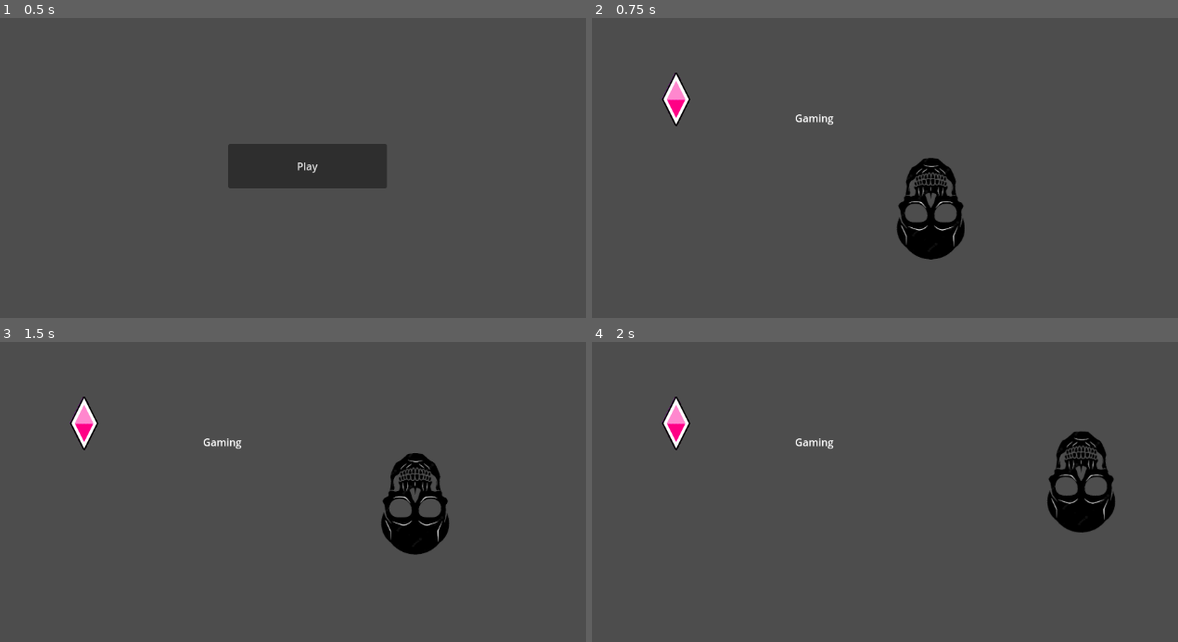
Above: before the commit, frames 1-4 (two rows, left to right).
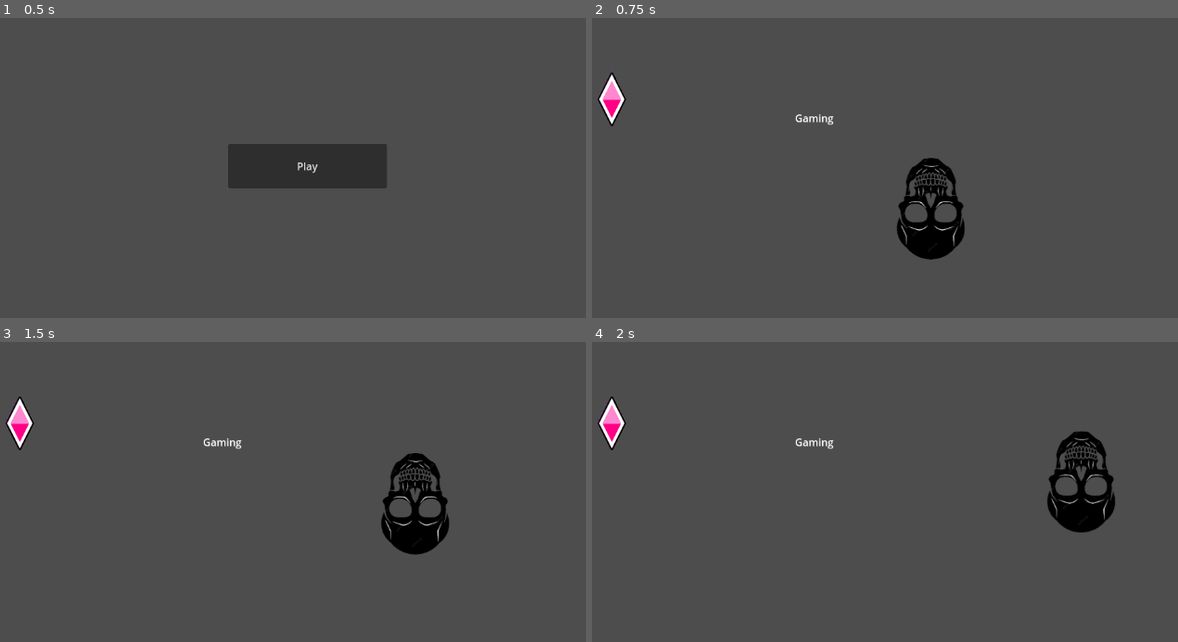
Above: after the commit, the same moments.

Repository: vaarnio/purgatory-gmtk2023
Game: Godot game, scene res://menu.tscn
Same seed, same stepped clock (60 frames per second), same inputs: the game is played once before the commit and once after it.
Inputs (mouse positions are in pixels of both pictures, inside the frame that each line leads up to):
- Up to frame 1 (0.5 s): no input
- Up to frame 2 (0.75 s): click "Play" at 0.5 s
- Up to frame 3 (1.5 s): tap Enter at 1.25 s; move the mouse to (486, 483) at 1.27 s
- Up to frame 4 (2 s): no input

Frame 1 is identical in both runs. In frame 2, 0.9% of the frame differs, in the area x 0-17%, y 18-37%; in frame 3, 0.9%; in frame 4, 0.9%.

Commit message:
Add deletion of bullet

Diff:
--- a/Bullet.gd
+++ b/Bullet.gd
@@ -9,3 +9,8 @@
 # Called every frame. 'delta' is the elapsed time since the previous frame.
 func _process(delta):
 	pass
+
+
+func _on_body_entered(body):
+	if body.is_in_group("Player"):
+		get_parent().get_node(self.get_path()).queue_free()
--- a/level1.tscn
+++ b/level1.tscn
@@ -1,11 +1,15 @@
-[gd_scene load_steps=6 format=3 uid="uid://dyrudutb0ymcp"]
+[gd_scene load_steps=7 format=3 uid="uid://dyrudutb0ymcp"]
 
 [ext_resource type="Script" path="res://Player.gd" id="1_fbnp4"]
 [ext_resource type="Texture2D" uid="uid://j26xtxjwf5tb" path="res://assets/image.png" id="2_r8808"]
 [ext_resource type="Script" path="res://Bullet.gd" id="3_fxraf"]
 [ext_resource type="Texture2D" uid="uid://dig6m74oxr3vx" path="res://assets/bullet.png" id="4_3a0r7"]
 
+[sub_resource type="RectangleShape2D" id="RectangleShape2D_g02tk"]
+size = Vector2(106, 158)
+
 [sub_resource type="RectangleShape2D" id="RectangleShape2D_ydo0r"]
+size = Vector2(43, 83)
 
 [node name="Node2D" type="Node2D"]
 
@@ -16,20 +20,25 @@
 offset_bottom = 367.0
 text = "Gaming"
 
-[node name="Player" type="CharacterBody2D" parent="."]
-z_index = 1
+[node name="Player" type="CharacterBody2D" parent="." groups=["Player"]]
 position = Vector2(596, 371)
 script = ExtResource("1_fbnp4")
 
 [node name="Sprite2D" type="Sprite2D" parent="Player"]
 texture = ExtResource("2_r8808")
 
+[node name="CollisionShape2D" type="CollisionShape2D" parent="Player"]
+shape = SubResource("RectangleShape2D_g02tk")
+
 [node name="Bullet" type="Area2D" parent="."]
-position = Vector2(200, 200)
+position = Vector2(100, 200)
 script = ExtResource("3_fxraf")
 
 [node name="Sprite" type="Sprite2D" parent="Bullet"]
 texture = ExtResource("4_3a0r7")
 
 [node name="CollisionShape2D" type="CollisionShape2D" parent="Bullet"]
+position = Vector2(-0.5, 0.5)
 shape = SubResource("RectangleShape2D_ydo0r")
+
+[connection signal="body_entered" from="Bullet" to="Bullet" method="_on_body_entered"]
